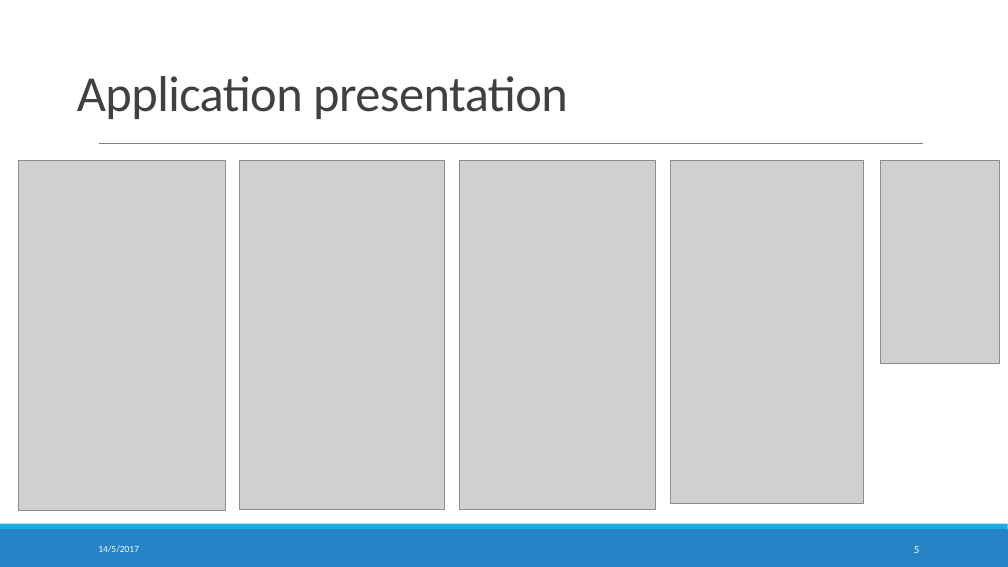
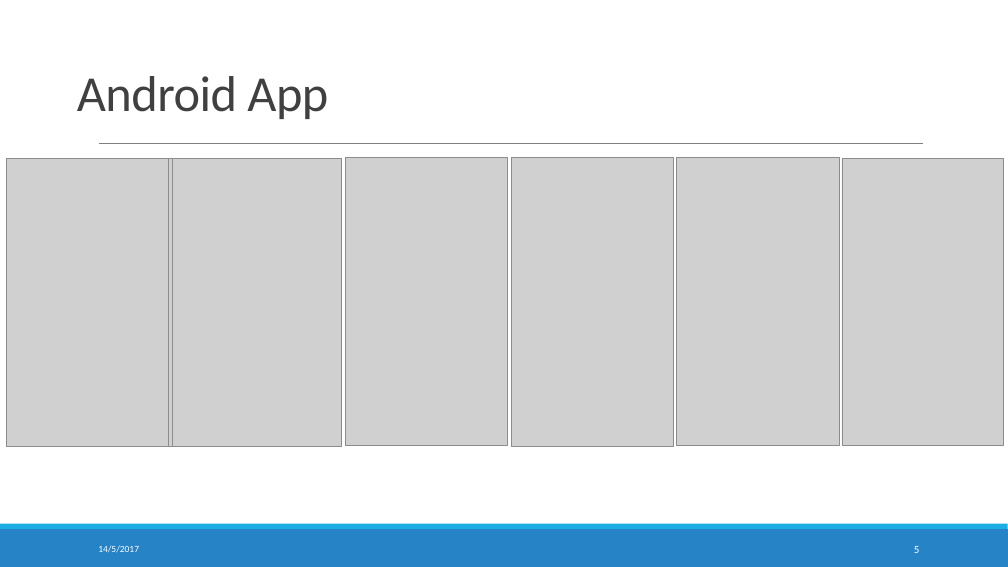
Before and after one commit to crowdhackathon-smartcity/Opencity, a slide deck: slide 5 of Presentation/presentation.pptx. Drawn at 1008x567 pixels with LibreOffice and Linux fonts; fonts in the diff are those of the drawing; grey boxes stand for pictures. Boxes give left, top, right and bottom in pixels: in the first picture for what was removed or moved away, otherwise in the second. Text is boxed around its words. In the diff, an @@ line names an element or a change of style, - is before the commit and + after.

```diff
--- a/Presentation/presentation.pptx
+++ b/Presentation/presentation.pptx
@@ title at (77, 76, 328, 119): text changed @@
-Application presentation
+Android App
@@ picture: place and size @@
-picture at (19, 160, 225, 511)
+picture at (7, 159, 169, 447)
@@ picture: place and size @@
-picture at (33, 160, 210, 448)
+picture at (24, 159, 201, 447)
@@ picture: place and size @@
-picture at (240, 160, 444, 509)
+picture at (173, 159, 342, 447)
@@ picture added at (346, 158, 507, 446) @@
@@ picture: place and size @@
-picture at (460, 160, 656, 509)
+picture at (511, 158, 674, 448)
@@ picture added at (677, 157, 839, 445) @@
@@ picture: place and size @@
-picture at (671, 160, 864, 504)
+picture at (842, 159, 1003, 445)
@@ picture removed at (881, 160, 1000, 364) @@
```
Also in this commit, not shown: 3 other slides changed, 1 slide added, 5 other files.
